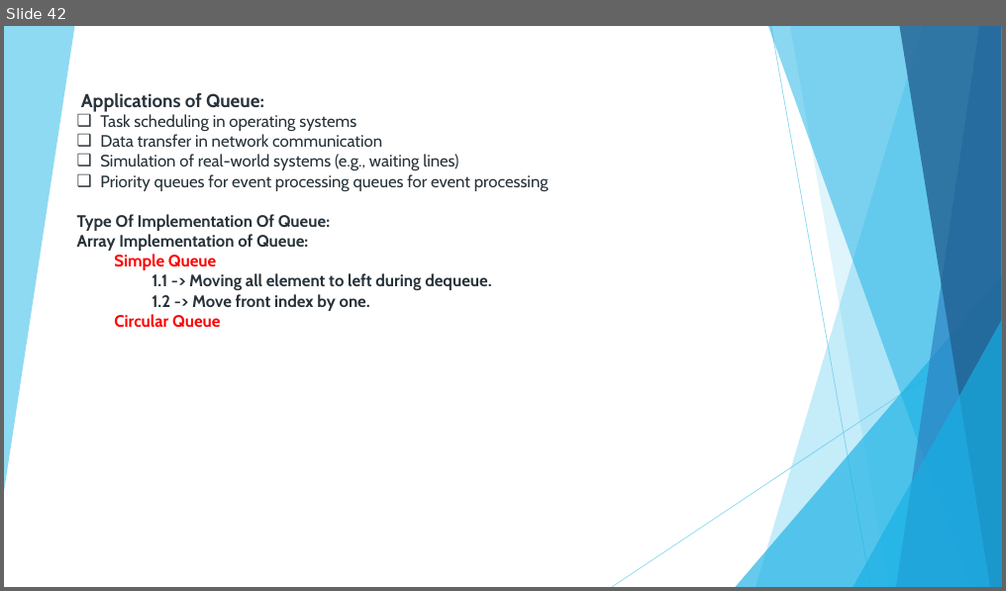
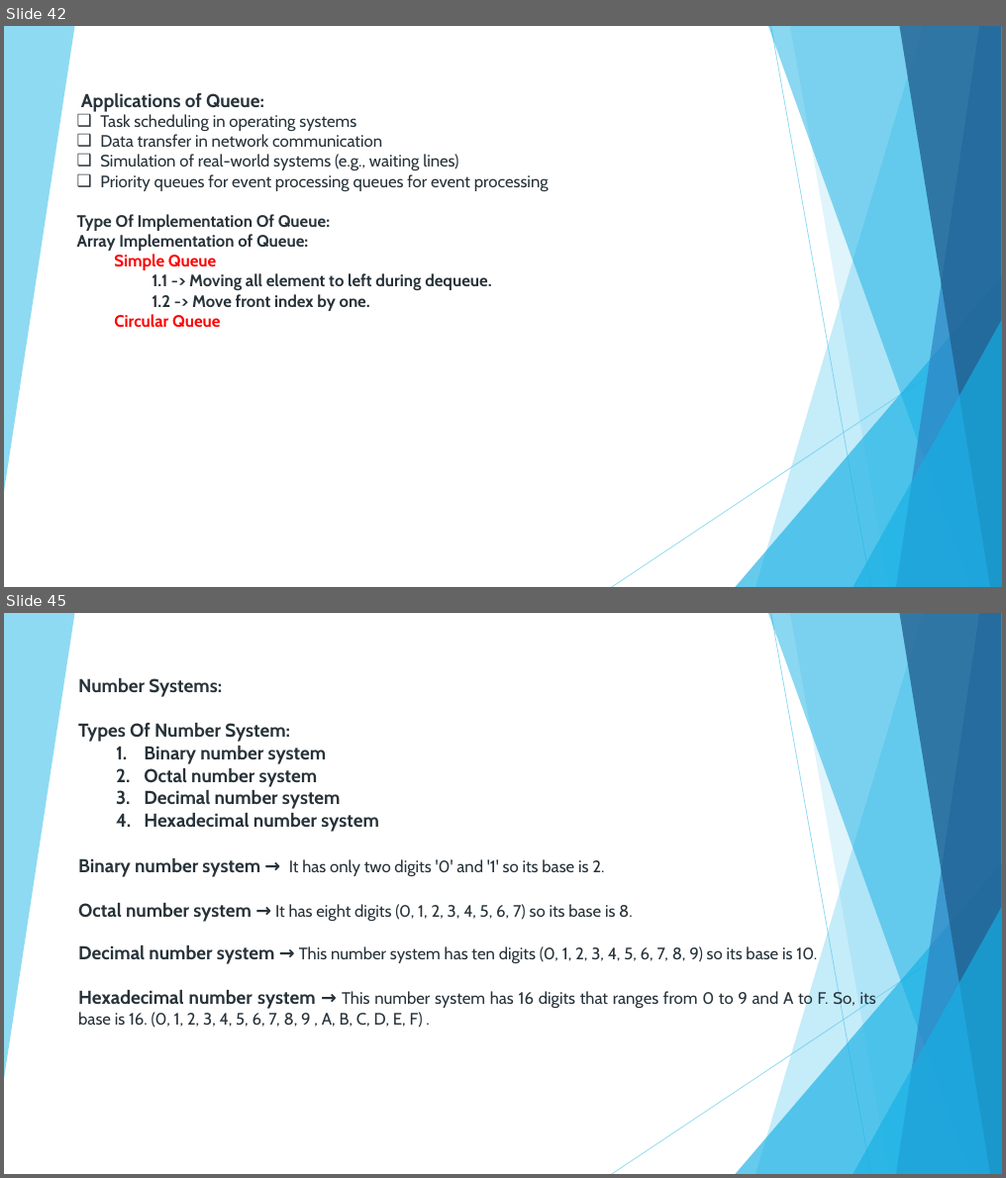
Before and after one commit to nandhakumargit/dsa, a slide deck: Notes/Data Structure and Algorithms.pptx. Shown one above the other, each under a label of ours: slide 42 before the commit, slides 42 and 45 after it; the slides between them are not shown. The pictures are 1006x591 and 1006x1178 pixels, drawn with LibreOffice and Linux fonts; fonts in the diff are those of the drawing. Boxes give left, top, right and bottom in pixels: in the first picture for what was removed or moved away, otherwise in the second. Text is boxed around its words. In the diff, an @@ line names an element or a change of style, - is before the commit and + after.

```diff
--- a/Notes/Data Structure and Algorithms.pptx
+++ b/Notes/Data Structure and Algorithms.pptx
@@ slide 45 added at [4, 613, 1002, 1174], background #FFFFFF; not listed: 10 template elements that a slide beside it also shows @@
@@ text added at [78, 678, 876, 1028], 16 pt, text #273239 @@
+Number Systems:
+Types Of Number System:
+  1. Binary number system
+  2. Octal number system
+  3. Decimal number system
+  4. Hexadecimal number system
+Binary number system → It has only two digits '0' and '1' so its base is 2.
+Octal number system → It has eight digits (0, 1, 2, 3, 4, 5, 6, 7) so its base is 8.
+Decimal number system → This number system has ten digits (0, 1, 2, 3, 4, 5, 6, 7, 8, 9) so its base is 10.
+Hexadecimal number system → This number system has 16 digits that ranges from 0 to 9 and A to F. So, its base is 16. (0, 1, 2, 3, 4, 5, 6, 7, 8, 9 , A, B, C, D, E, F) .
```
Also in this commit, not shown: 10 other slides added, 18 other files.
